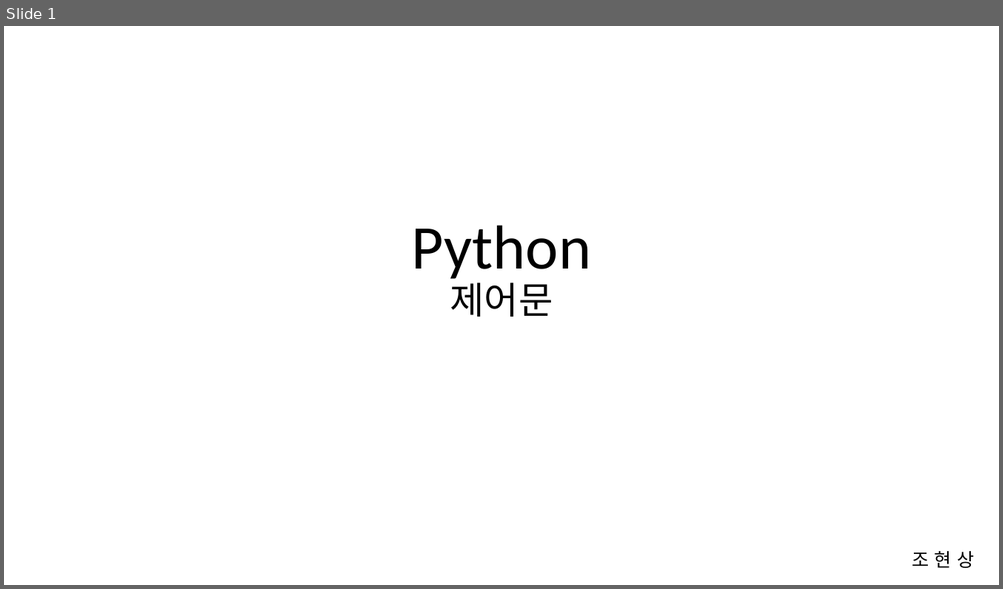
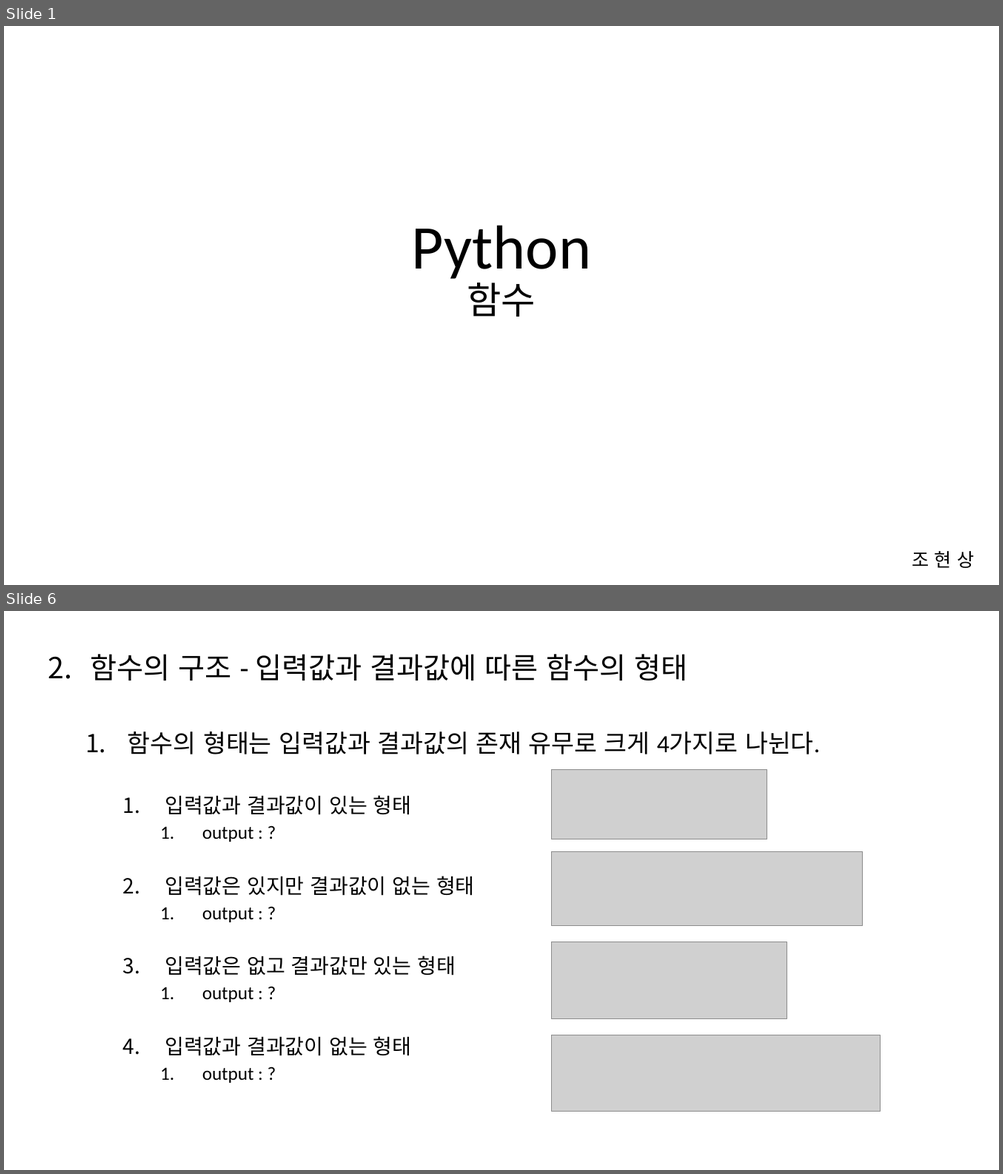
Before and after one commit to Cho-Hyeon-Sang/python, a slide deck: 3_Function/python_함수.pptx. Shown one above the other, each under a label of ours: slide 1 before the commit, slides 1 and 6 after it; the slides between them are not shown. The pictures are 1003x589 and 1003x1174 pixels, drawn with LibreOffice and Linux fonts; fonts in the diff are those of the drawing; grey boxes stand for pictures. Boxes give left, top, right and bottom in pixels: in the first picture for what was removed or moved away, otherwise in the second. Text is boxed around its words. In the diff, an @@ line names an element or a change of style, - is before the commit and + after.

Commit message:
Feat : 함수 ppt 추가

```diff
--- a/3_Function/python_함수.pptx
+++ b/3_Function/python_함수.pptx
@@ slide 6 added at [4,611,999,1170], background #FFFFFF @@
@@ text added at [91,654,819,1083], 20 pt, text #000000 @@
+2. 함수의 구조 - 입력값과 결과값에 따른 함수의 형태
+  1. 함수의 형태는 입력값과 결과값의 존재 유무로 크게 4가지로 나뉜다.
+    1. 입력값과 결과값이 있는 형태
+      1. output : ?
+    2. 입력값은 있지만 결과값이 없는 형태
+      1. output : ?
+    3. 입력값은 없고 결과값만 있는 형태
+      1. output : ?
+    4. 입력값과 결과값이 없는 형태
+      1. output : ?
@@ picture added at [552,770,767,840] @@
@@ picture added at [552,852,862,926] @@
@@ picture added at [552,943,787,1019] @@
@@ picture added at [552,1036,880,1113] @@
@@ slide 1 changed as well @@
@@ title at [411,225,591,317]: text changed @@
-Python
-제어문
+Python
+함수
```
Also in this commit, not shown: 6 other slides added, 13 slides removed, 1 other file.
